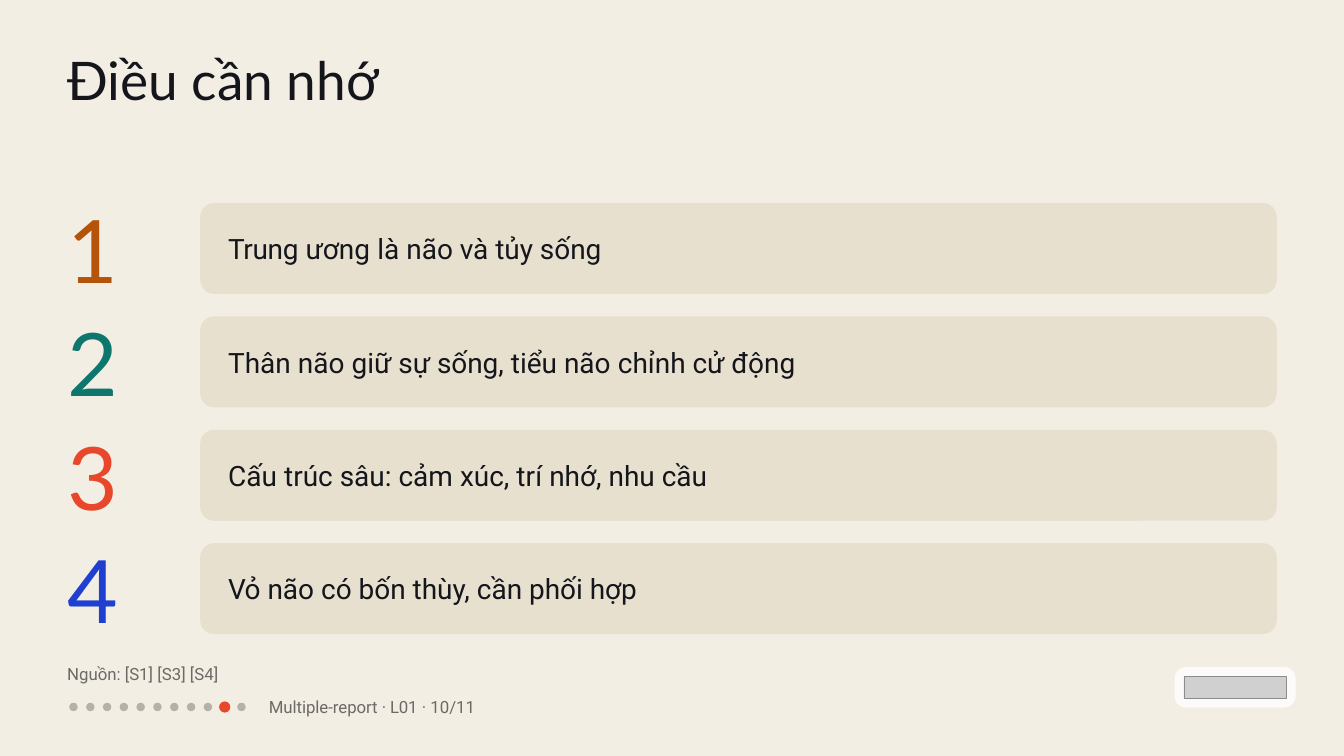
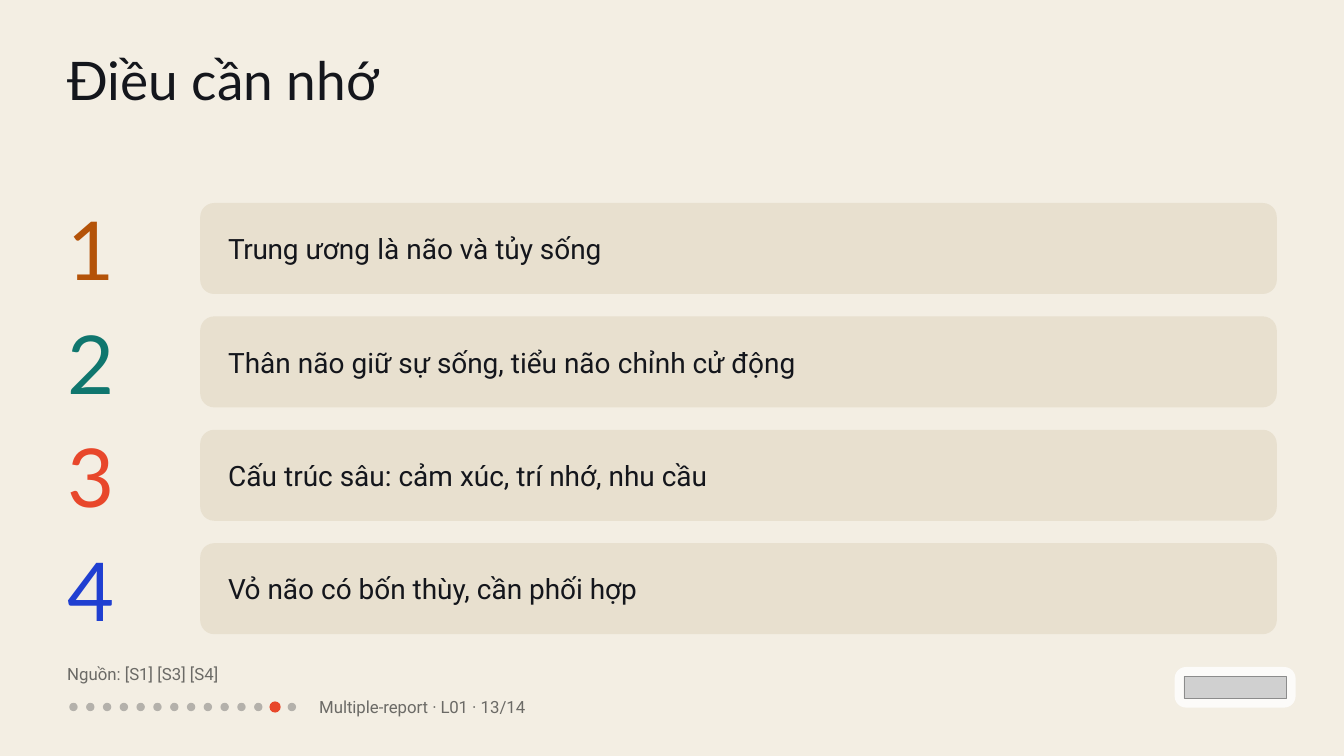
Before and after one commit to vohoailinh90/Multiple-report, a slide deck: slide 13 of lessons/L01/L01.pptx (slide 10 before the commit). Drawn at 1344x756 pixels with LibreOffice and Linux fonts; fonts in the diff are those of the drawing; grey boxes stand for pictures. Boxes give left, top, right and bottom in pixels: in the first picture for what was removed or moved away, otherwise in the second. Text is boxed around its words. In the diff, an @@ line names an element or a change of style, - is before the commit and + after.

```diff
--- a/lessons/L01/L01.pptx
+++ b/lessons/L01/L01.pptx
@@ text "1" at (x1=67, y1=221, x2=114, y2=280): size 93.7 to 87 pt @@
@@ text "2" at (x1=67, y1=335, x2=114, y2=394): size 93.7 to 87 pt, letter spacing 0 to 0.1 pt @@
@@ text "3" at (x1=67, y1=448, x2=114, y2=508): size 93.7 to 87 pt, letter spacing 0.1 to 0 pt @@
@@ text "4" at (x1=67, y1=563, x2=114, y2=621): size 93.7 to 87 pt, letter spacing 0 to 0.1 pt @@
@@ ellipse at (x1=220, y1=703, x2=228, y2=711): fill #E8472B to #14161C at 28% opacity @@
@@ ellipse added at (x1=254, y1=703, x2=262, y2=711), fill #14161C at 28% opacity @@
@@ ellipse added at (x1=269, y1=702, x2=281, y2=713), fill #E8472B @@
@@ ellipse added at (x1=288, y1=703, x2=296, y2=711), fill #14161C at 28% opacity @@
@@ text at (x1=319, y1=700, x2=526, y2=717): text changed @@
-Multiple-report · L01 · 10/11
+Multiple-report · L01 · 13/14
```
Also in this commit, not shown: 9 other slides changed, 3 slides added, 43 other files.
